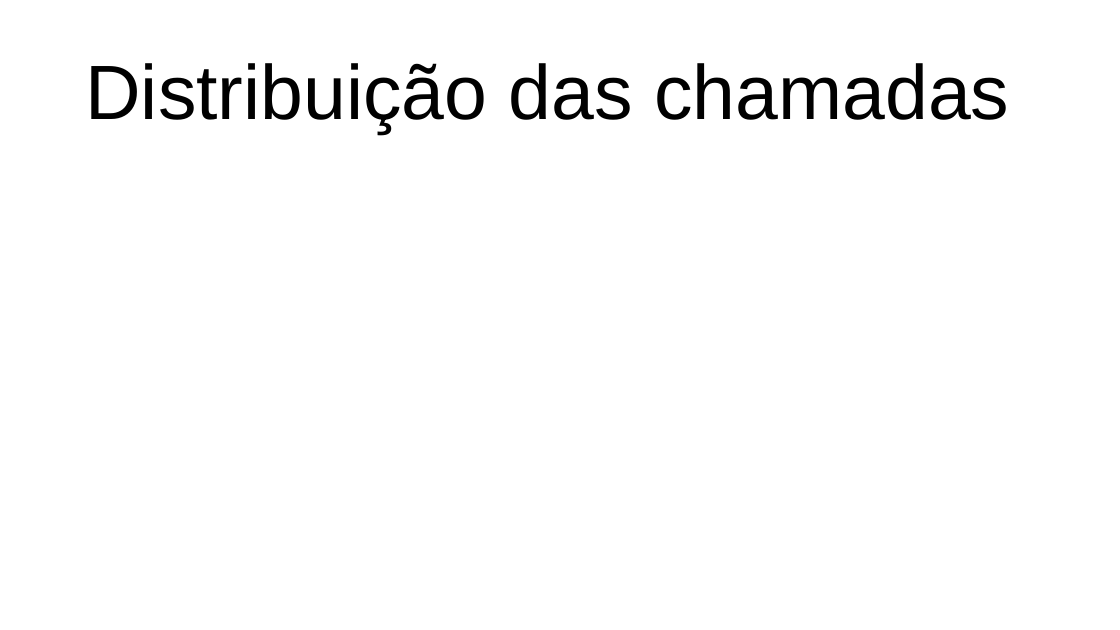
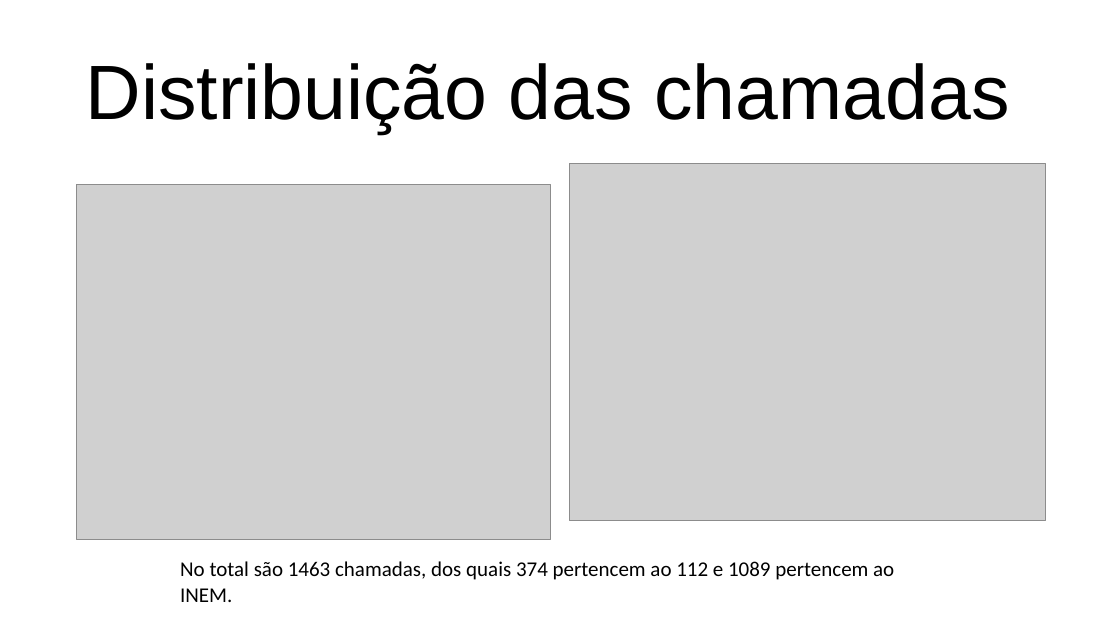
Before and after one commit to DiogoSoares1997/ST-1819I, a slide deck: slide 7 of ST.pptx (slide 4 before the commit). Drawn at 1120x630 pixels with LibreOffice and Linux fonts; fonts in the diff are those of the drawing; grey boxes stand for pictures. Boxes give left, top, right and bottom in pixels: in the first picture for what was removed or moved away, otherwise in the second. Text is boxed around its words. In the diff, an @@ line names an element or a change of style, - is before the commit and + after.

```diff
--- a/ST.pptx
+++ b/ST.pptx
@@ picture added at (570,164,1046,521) @@
@@ picture added at (76,184,550,539) @@
@@ text added at (180,561,894,602), 18 pt, text #000000 @@
+No total são 1463 chamadas, dos quais 374 pertencem ao 112 e 1089 pertencem ao INEM.
```
Also in this commit, not shown: 6 other slides changed, 6 slides added, 7 slides removed, 15 other files.
